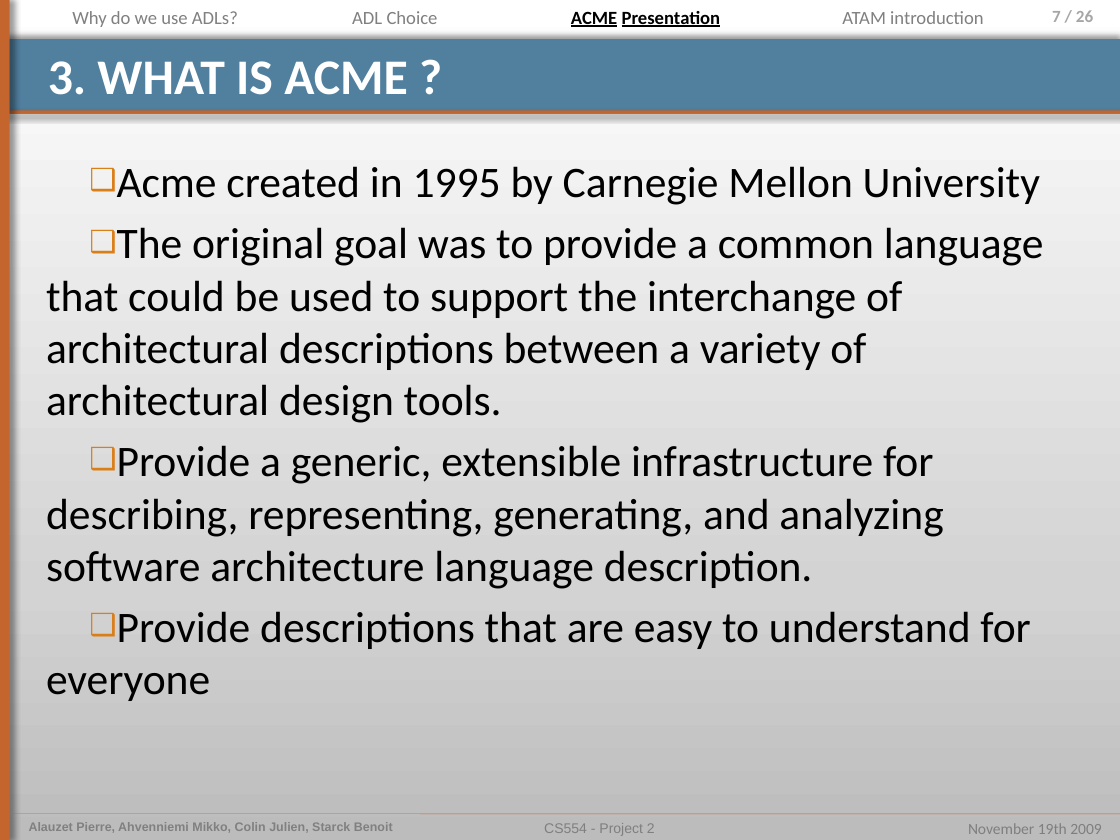
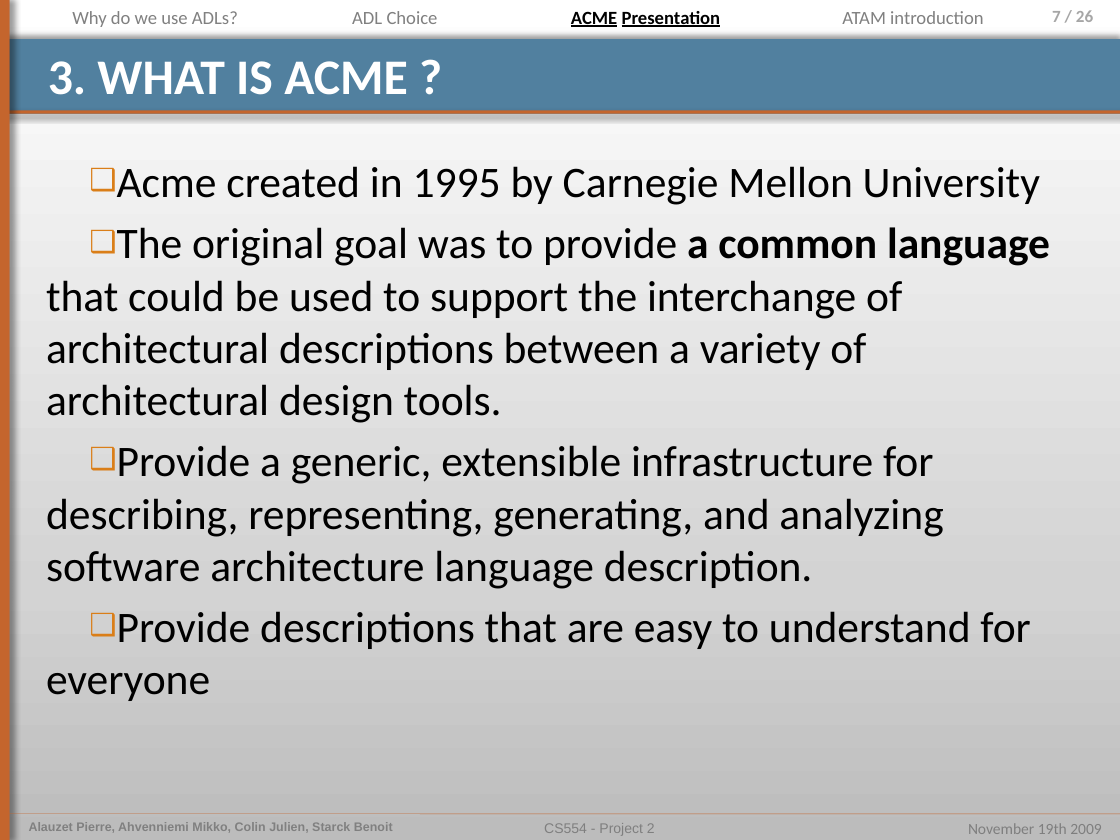
Before and after one commit to pierrealauzet/euroteam, a slide deck: slide 7 of Project 2/Part2/CS554_EuroTeam_Project2_OP5 - Ben.pptx. Drawn at 1120x840 pixels with LibreOffice and Linux fonts; fonts in the diff are those of the drawing. Boxes give left, top, right and bottom in pixels: in the first picture for what was removed or moved away, otherwise in the second. Text is boxed around its words. In the diff, an @@ line names an element or a change of style, - is before the commit and + after.

```diff
--- a/Project 2/Part2/CS554_EuroTeam_Project2_OP5 - Ben.pptx
+++ b/Project 2/Part2/CS554_EuroTeam_Project2_OP5 - Ben.pptx
@@ text at <box>46,227,1050,423</box>: bold on in "a common language" @@
```
Also in this commit, not shown: 2 other slides changed, 2 other files.
